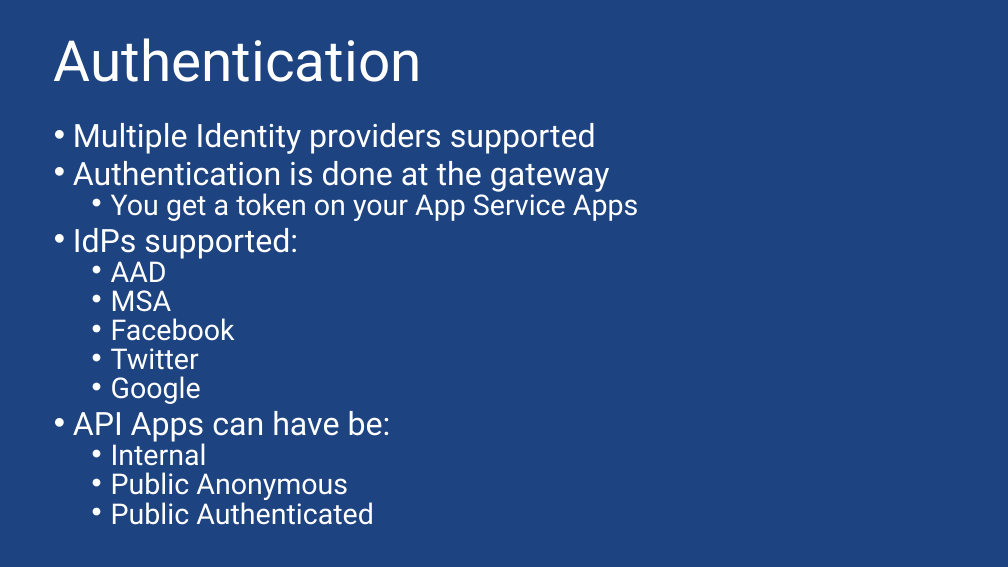
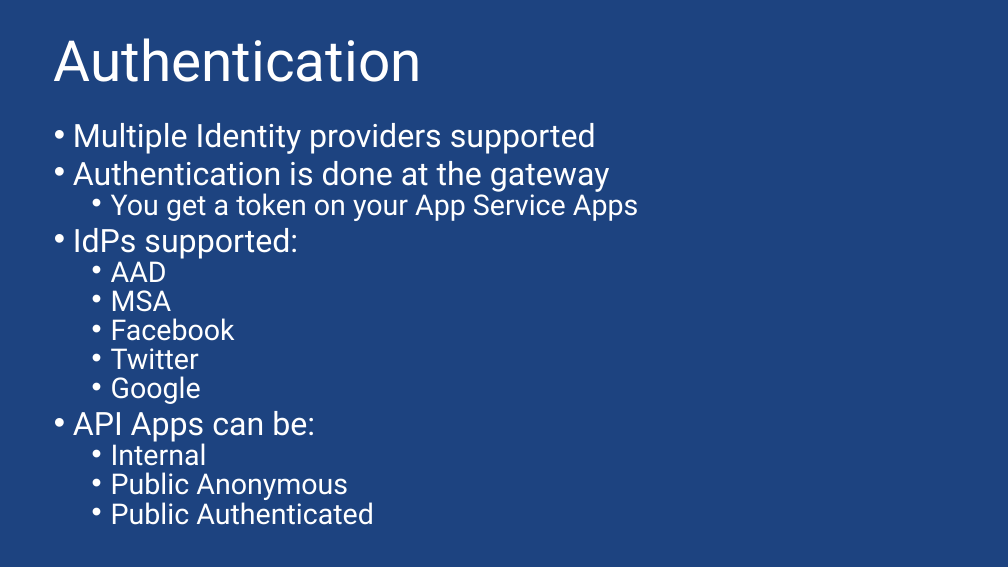
Before and after one commit to ThessalonikiNet-MeetUp/globalazurebootcamp2015, a slide deck: slide 27 of Panos Tsilopoulos - Azure App Service API/Presentation/Azure App Services API apps.pptx (slide 26 before the commit). Drawn at 1008x567 pixels with LibreOffice and Linux fonts; fonts in the diff are those of the drawing; background and template pictures are left out. Boxes give left, top, right and bottom in pixels: in the first picture for what was removed or moved away, otherwise in the second. Text is boxed around its words. In the diff, an @@ line names an element or a change of style, - is before the commit and + after.

```diff
--- a/Panos Tsilopoulos - Azure App Service API/Presentation/Azure App Services API apps.pptx
+++ b/Panos Tsilopoulos - Azure App Service API/Presentation/Azure App Services API apps.pptx
@@ text at <box>73,411,315,442</box>: text changed @@
-• API Apps can have be:
+• API Apps can be:
```
Also in this commit, not shown: 4 other slides changed, 1 slide added.
